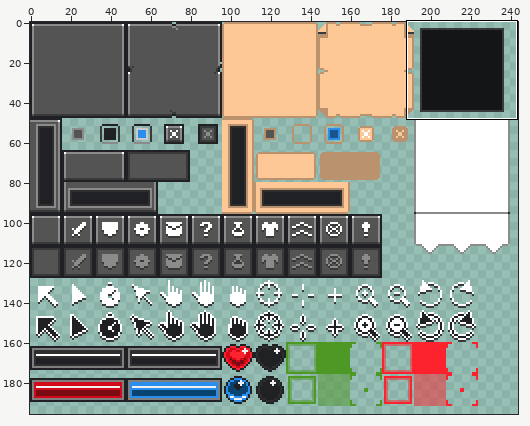
File history of a sprite sheet, fonts/interface.png. The first picture is a wide view before the edit; the outline marks the close-up.
Close-up. Before the commit:
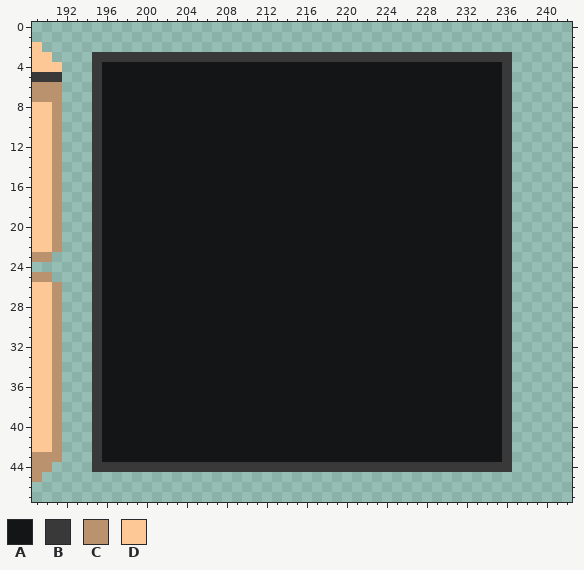
The file is 256x256 pixels. Colours within 5 levels of each other are drawn and written as one. Shown: x 189..242, y 0..47. The wide view leaves out empty margins.
Palette (. is transparent): A #141517  B #393939  C #ba926e  D #fec796
After:
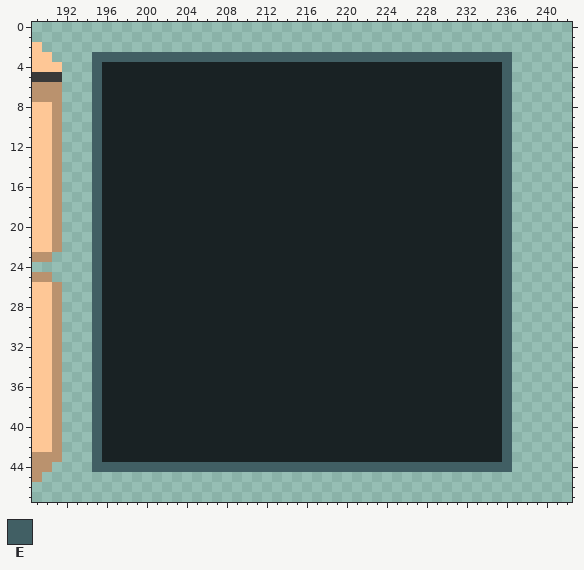
Colours new in this view: E #415f64
Changes in this commit:
colour A: #141517 -> #192224
y 3: x 195..236 BBBBBBBBBBBBBBBBBBBBBBBBBBBBBBBBBBBBBBBBBB -> EEEEEEEEEEEEEEEEEEEEEEEEEEEEEEEEEEEEEEEEEE
y 4..43: x 195 B -> E; x 236 B -> E
y 44: x 195..236 BBBBBBBBBBBBBBBBBBBBBBBBBBBBBBBBBBBBBBBBBB -> EEEEEEEEEEEEEEEEEEEEEEEEEEEEEEEEEEEEEEEEEE
Pixel boxes of the changes (left, top, right, bottom) in both close-ups:
changed: (92, 52, 512, 472)
